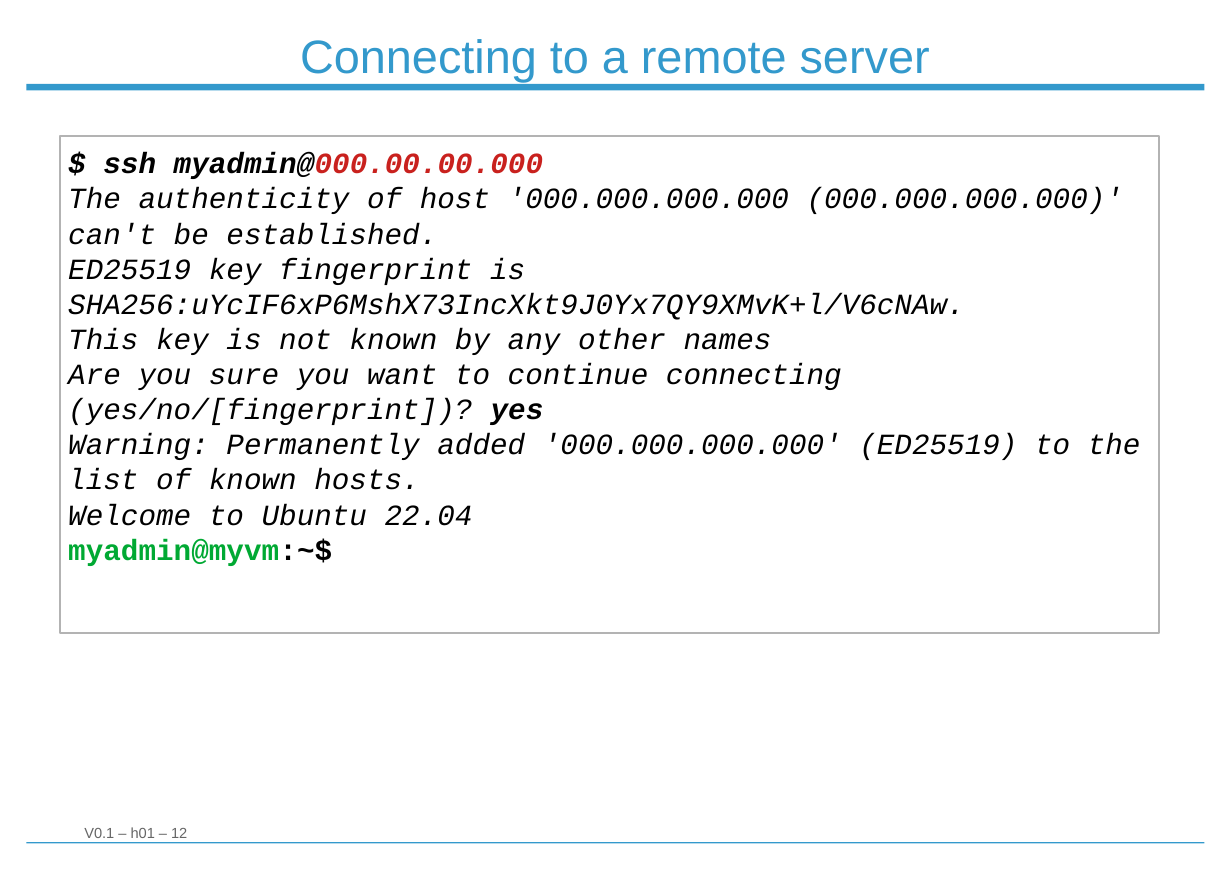
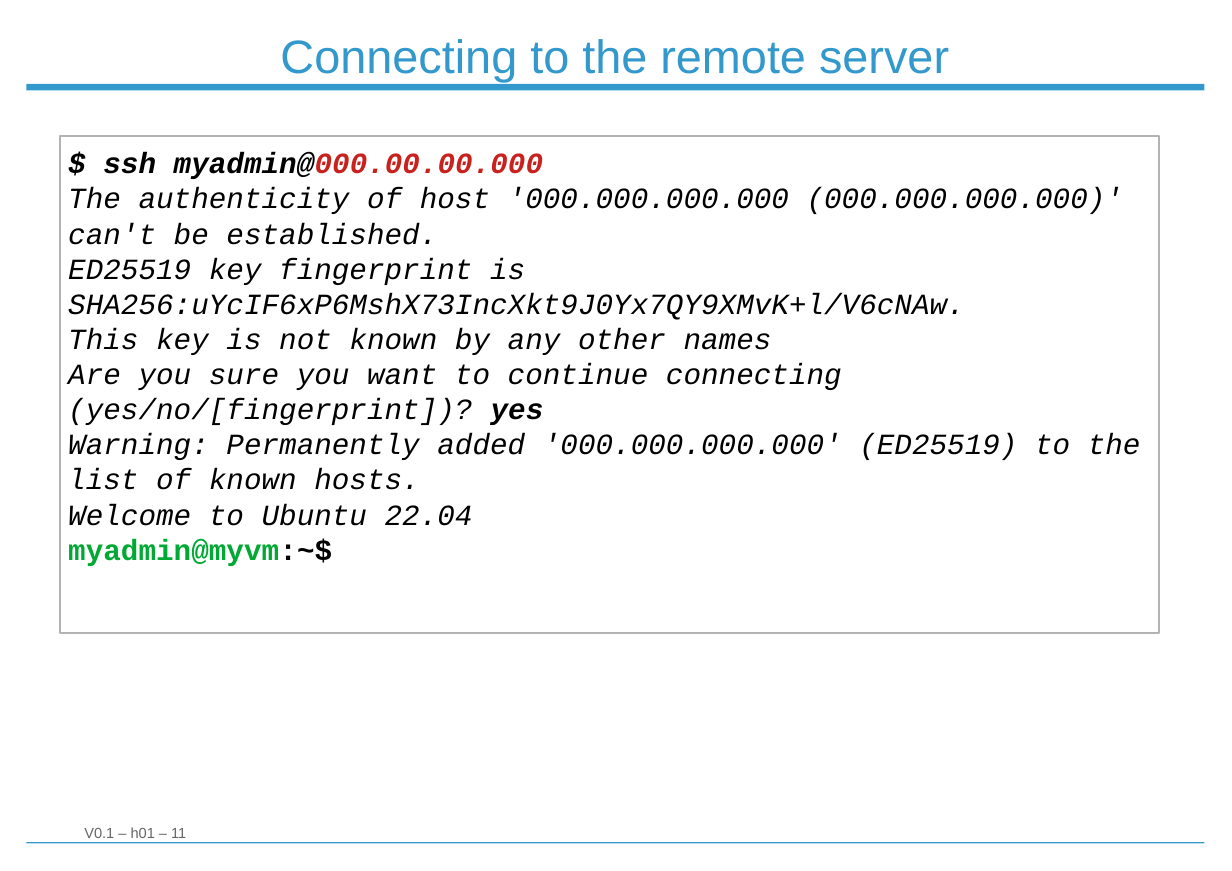
Before and after one commit to Strobodov/workshop_linux_server, a slide deck: slide 11 of Workshop_Linux_Server_101.odp (slide 12 before the commit). Drawn at 1232x871 pixels with LibreOffice and Linux fonts; fonts in the diff are those of the drawing; background and template pictures are left out. Boxes give left, top, right and bottom in pixels: in the first picture for what was removed or moved away, otherwise in the second. Text is boxed around its words. In the diff, an @@ line names an element or a change of style, - is before the commit and + after.

```diff
--- a/Workshop_Linux_Server_101.odp
+++ b/Workshop_Linux_Server_101.odp
@@ title at <box>280,39,949,82</box>: text changed @@
-Connecting to a remote server
+Connecting to the remote server
@@ text at <box>84,827,186,838</box>: text changed @@
-V0.1 – h01 – 12
+V0.1 – h01 – 11
```
Also in this commit, not shown: 6 other slides changed, 3 slides added, 2 slides removed.
